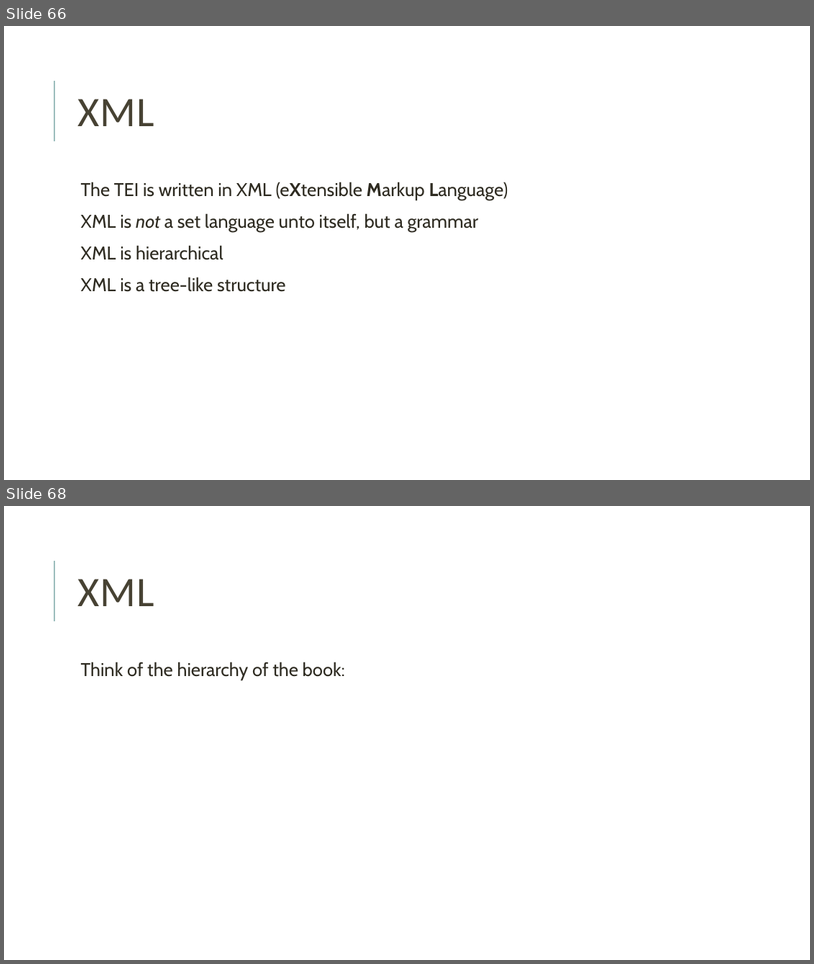
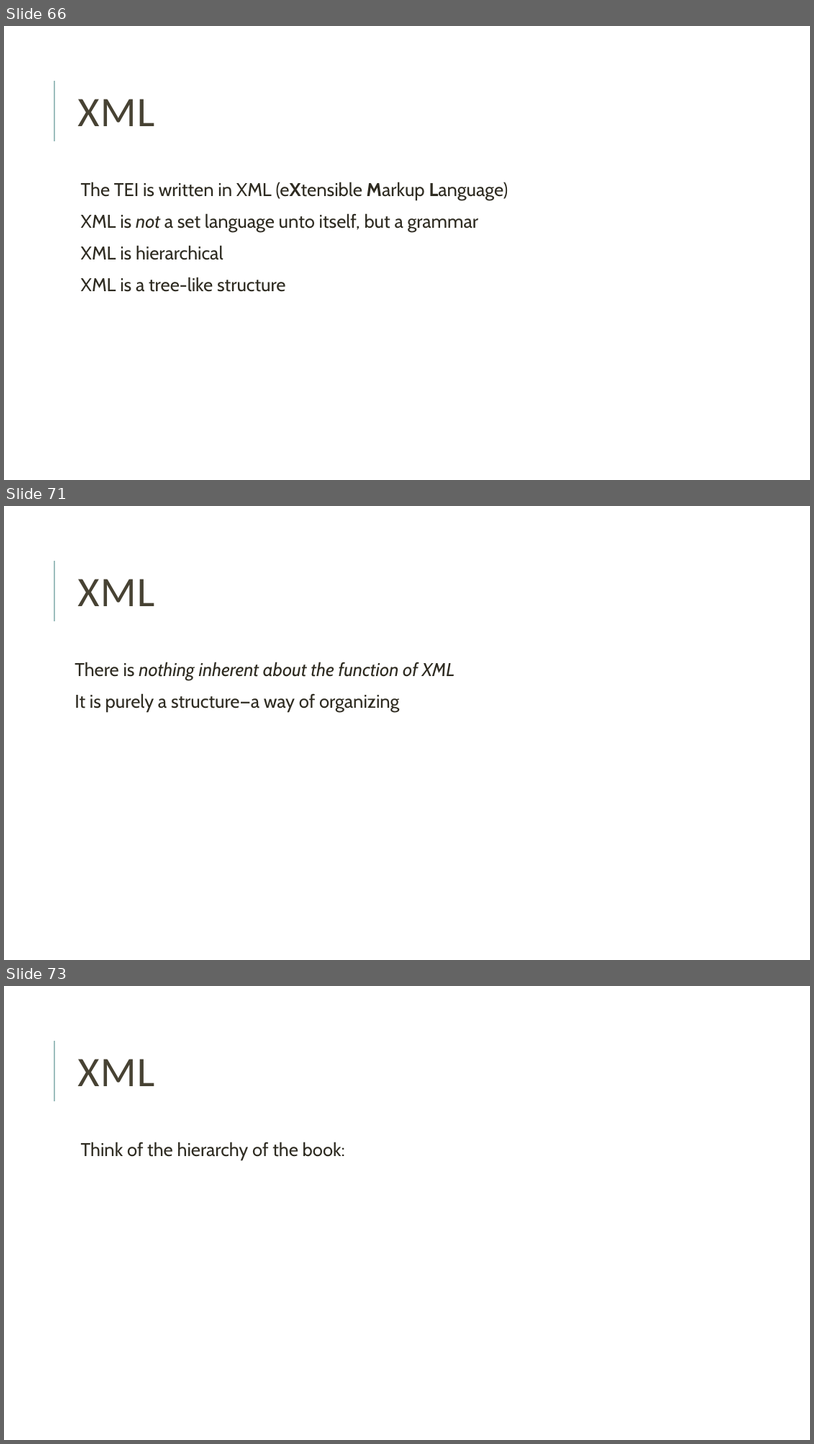
Before and after one commit to joeytakeda/teiworkshop, a slide deck: sept20/TEIWorkshop_1.pptx. Shown one above the other, each under a label of ours: slides 66 and 68 before the commit, slides 66, 71 and 73 after it; the slides between them are not shown. The pictures are 814x964 and 814x1444 pixels, drawn with LibreOffice and Linux fonts; fonts in the diff are those of the drawing. Boxes give left, top, right and bottom in pixels: in the first picture for what was removed or moved away, otherwise in the second. Text is boxed around its words. In the diff, an @@ line names an element or a change of style, - is before the commit and + after.

```diff
--- a/sept20/TEIWorkshop_1.pptx
+++ b/sept20/TEIWorkshop_1.pptx
@@ slide 71 added at [4, 506, 810, 960], background #FFFFFF; not listed: 1 template element that a slide beside it also shows @@
@@ title added at [77, 579, 154, 606], 50 pt, text #474233 @@
+XML
@@ text added at [75, 662, 455, 712], 22 pt, text #2E2B21 @@
+There is nothing inherent about the function of XML
+It is purely a structure—a way of organizing
@@ what was slide 68 is now slide 73 @@
```
Also in this commit, not shown: 1 slide changed, 4 other slides added, 1 other file.
